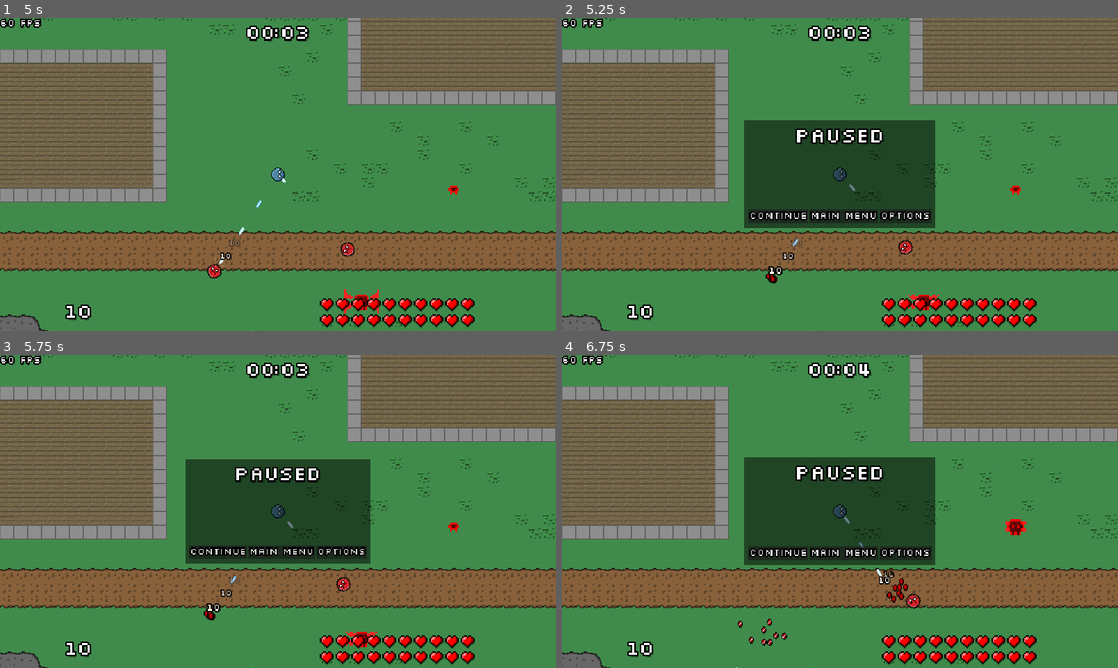
Above: before the commit, frames 1-4 (two rows, left to right).
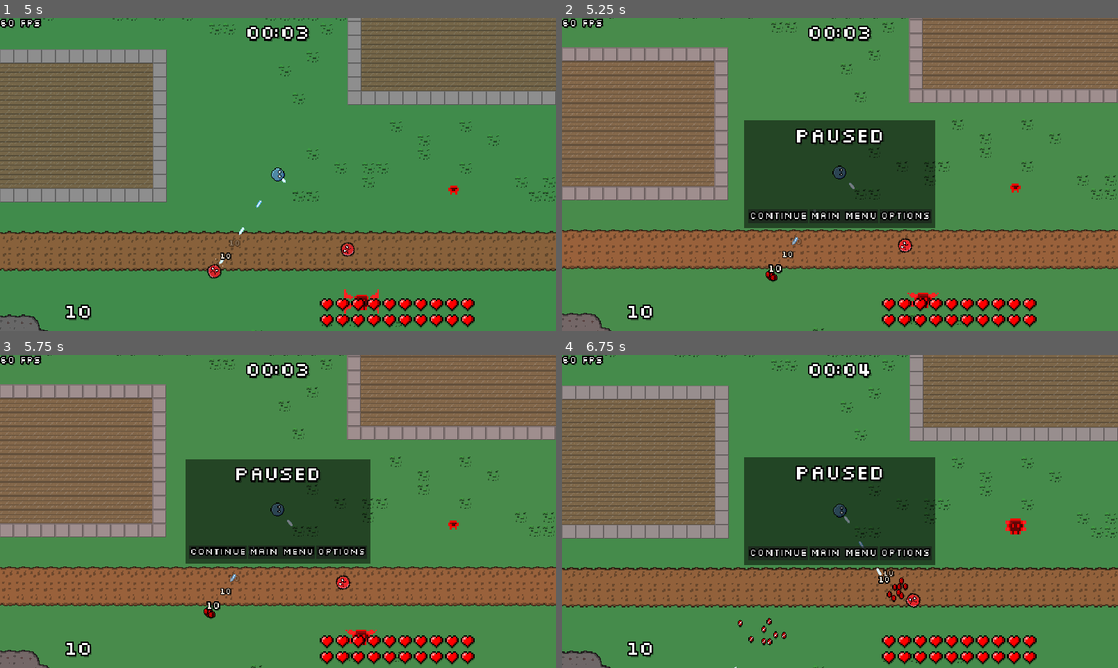
Above: after the commit, the same moments.

Repository: veprogames/top-down-incremental
Game: Godot game, scene res://main_menu/main_menu.tscn
Same seed, same stepped clock (60 frames per second), same inputs: the game is played once before the commit and once after it.
Inputs (mouse positions are in pixels of both pictures, inside the frame that each line leads up to):
- Up to frame 1 (5 s): click "Play" at 0.5 s; move the mouse to (305, 174) at 1.27 s; move the mouse to (250, 174) at 2.02 s; hold Escape (game_back) 2.03-2.75 s; click "Continue" at 2.75 s; move the mouse to (289, 168) at 3.52 s; move the mouse to (272, 180) at 4.27 s
- Up to frame 2 (5.25 s): move the mouse to (878, 177) at 5.02 s; hold Escape (game_back) from 5.03 s (still down)
- Up to frame 3 (5.75 s): keep holding Escape (game_back)
- Up to frame 4 (6.75 s): release Escape (game_back) at 5.75 s; click "Continue" at 5.75 s; move the mouse to (795, 508) at 6.52 s; hold Escape (game_back) from 6.53 s (still down)

Frame 1 is identical in both runs. In frame 2, 14% of the frame differs, in the area x 0-100%, y 0-100%; in frame 3, 14%; in frame 4, 8.6%.

Commit message:
camera shake and color effects

Diff:
--- a/player/player_camera.gd
+++ b/player/player_camera.gd
@@ -4,15 +4,21 @@
 const BASE_ZOOM: Vector2 = Vector2.ONE * 3
 
 @onready var player: Player = get_tree().get_first_node_in_group(&"player")
+@onready var canvas_modulate: CanvasModulate = $CanvasModulate
 
 var target_zoom: Vector2 = BASE_ZOOM
 var target_offset: Vector2 = Vector2.ZERO
+var current_offset: Vector2 = Vector2.ZERO
+var shake_strength: float = 0.0
 
 
 func _ready() -> void:
 	assert(is_instance_valid(player))
 
 	zoom = BASE_ZOOM * 10
+
+	Events.enemy_died.connect(_on_events_enemy_died)
+	player.took_damage.connect(_on_player_took_damage)
 
 
 func _process(delta: float) -> void:
@@ -25,4 +31,18 @@
 		target_offset = player.velocity * 0.1
 
 	zoom = zoom.lerp(target_zoom, 5 * delta)
-	offset = offset.lerp(target_offset, 4 * delta)
+	current_offset = current_offset.lerp(target_offset, 4 * delta)
+	offset = current_offset + Vector2(randf(), randf()) * shake_strength
+	shake_strength = lerpf(shake_strength, 0.0, 4 * delta)
+
+	canvas_modulate.color = canvas_modulate.color.lerp(Color.WHITE, 4 * delta)
+
+
+func _on_events_enemy_died(enemy: Enemy) -> void:
+	shake_strength += 3.0
+	canvas_modulate.color += enemy.color * 0.15
+
+
+func _on_player_took_damage() -> void:
+	shake_strength += 15.0
+	canvas_modulate.color = Color.RED
--- a/player/player_camera.tscn
+++ b/player/player_camera.tscn
@@ -7,3 +7,5 @@
 position_smoothing_enabled = true
 position_smoothing_speed = 25.0
 script = ExtResource("1_iil87")
+
+[node name="CanvasModulate" type="CanvasModulate" parent="."]
